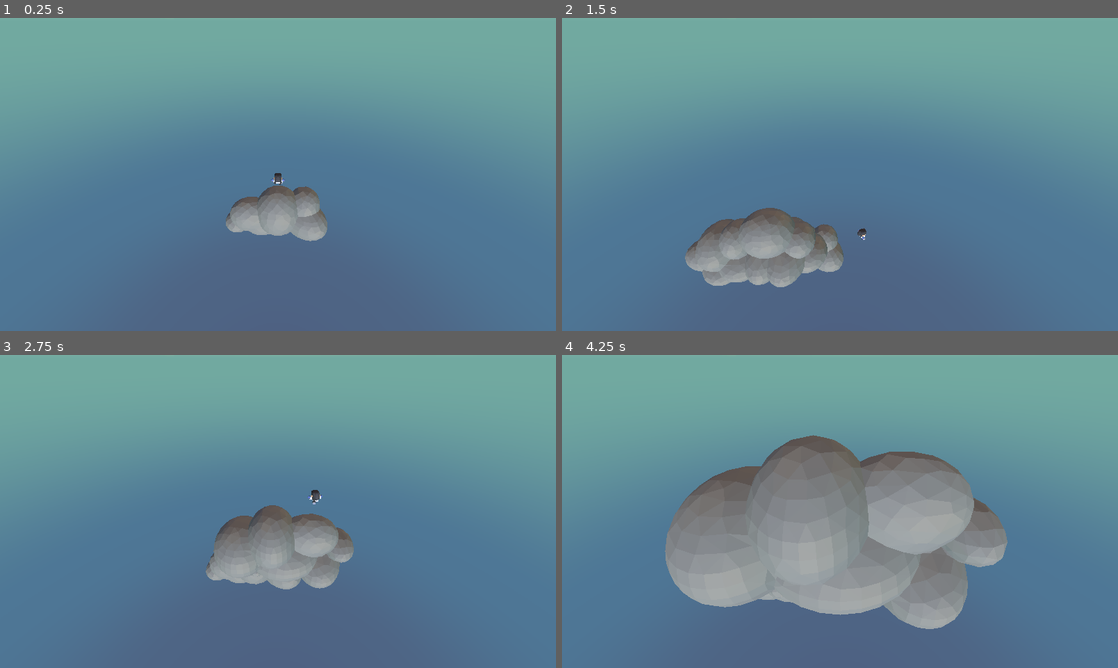
Above: before the commit, frames 1-4 (two rows, left to right).
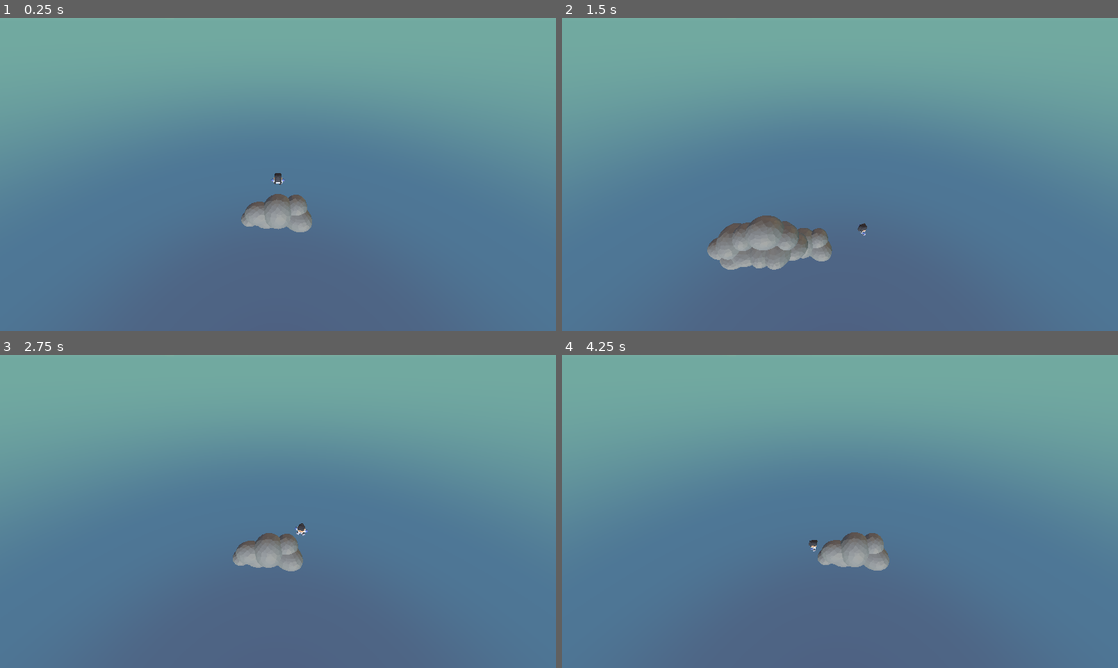
Above: after the commit, the same moments.

Repository: laisammy/sky-pogo
Game: Godot game, scene res://Scenes/Game/Game.tscn
Same seed, same stepped clock (60 frames per second), same inputs: the game is played once before the commit and once after it.
Inputs:
- Up to frame 1 (0.25 s): no input
- Up to frame 2 (1.5 s): tap Enter at 0.5 s; hold D (right) 0.53-1.28 s; tap Alt at 0.6 s; hold S (down) from 1.28 s (still down); tap Shift at 1.35 s
- Up to frame 3 (2.75 s): release S (down) at 2.03 s; hold D (right) from 2.03 s (still down); tap Alt at 2.1 s
- Up to frame 4 (4.25 s): release D (right) at 2.78 s; hold W (up) 2.78-3.53 s; tap Shift at 2.85 s; hold A (left) from 3.53 s (still down); tap Alt at 3.6 s

The runs differ from the first frame. In frame 1, 1.5% of the frame differs, in the area x 40-59%, y 53-72%; in frame 2, 3.4%; in frame 3, 4.4%; in frame 4, 26%, in the area x 18-81%, y 25-88%.

Commit message:
Added sound effects

Diff:
--- a/Globals/signalHub.gd
+++ b/Globals/signalHub.gd
@@ -2,9 +2,13 @@
 
 signal newPlatform(platformPos: Vector3)
 signal newPlayerPos(playerPos: Vector3)
+signal spawner_loaded(yPos: float)
 
 func emit_new_platform(platformPos: Vector3) -> void:
-	newPlatform.emit(platformPos) # Sends signal to spawner.gd
+	newPlatform.emit(platformPos) # Sends signal to spawner.gd and game.gd
 
 func emit_player_position(playerPos: Vector3) -> void:
 	newPlayerPos.emit(playerPos) # Sends signal to playerCamera.gd
+
+func emit_spawner_loaded(yPos: float) -> void:
+	spawner_loaded.emit(yPos) # Sends signal to player.gd
--- a/Scenes/Game/Game.tscn
+++ b/Scenes/Game/Game.tscn
@@ -5,6 +5,7 @@
 [ext_resource type="PackedScene" uid="uid://dqnnk454pwolf" path="res://Scenes/Player/player.tscn" id="2_i1e5p"]
 [ext_resource type="PackedScene" uid="uid://cxouyjm7mm48d" path="res://Scenes/Spawner/spawner.tscn" id="3_ciybh"]
 [ext_resource type="PackedScene" uid="uid://dldbtmp0j2nsd" path="res://Scenes/PlayerCamera/playerCamera.tscn" id="4_i1e5p"]
+[ext_resource type="AudioStream" uid="uid://3bxxc2lkk4xs" path="res://Assets/Audios/starostin-comedy-cartoon-funny-background-music-492540.mp3" id="6_flgk0"]
 
 [sub_resource type="PanoramaSkyMaterial" id="PanoramaSkyMaterial_gwu2e"]
 panorama = ExtResource("1_qikps")
@@ -40,6 +41,11 @@
 "
 
 [sub_resource type="WorldBoundaryShape3D" id="WorldBoundaryShape3D_vifcx"]
+resource_local_to_scene = false
+resource_name = ""
+custom_solver_bias = 0.0
+margin = 0.04
+plane = Plane(0, 1, 0, 0)
 
 [node name="Game" type="Node" unique_id=493148153]
 script = ExtResource("1_ciybh")
@@ -53,18 +59,23 @@
 [node name="Player" parent="." unique_id=1678986724 instance=ExtResource("2_i1e5p")]
 transform = Transform3D(-0.94072175, 0, -8.2240504e-08, 0, 0.94072175, 0, 8.2240504e-08, 0, -0.94072175, 0, 6.066078, 0)
 
+[node name="PlayerCamera" parent="Player" unique_id=16483792 instance=ExtResource("4_i1e5p")]
+transform = Transform3D(1, 0, 0, 0, 0.79863554, 0.601815, 0, -0.601815, 0.79863554, 0, 15.636833, 16.358582)
+top_level = true
+
 [node name="Spawner" parent="." unique_id=1029083208 instance=ExtResource("3_ciybh")]
 
 [node name="Floor" type="Area3D" parent="." unique_id=1320526360]
-transform = Transform3D(1, 0, 0, 0, 1, 0, 0, 0, 1, 0, -20, 0)
+transform = Transform3D(1, 0, 0, 0, 1, 0, 0, 0, 1, 0, -40, 0)
 script = SubResource("GDScript_flgk0")
 
 [node name="CollisionShape3D" type="CollisionShape3D" parent="Floor" unique_id=1229158770]
 transform = Transform3D(1, 0, 0, 0, 1, 0, 0, 0, 1, 0, 0, 0.010375977)
 shape = SubResource("WorldBoundaryShape3D_vifcx")
 
-[node name="PlayerCamera" parent="." unique_id=16483792 instance=ExtResource("4_i1e5p")]
-transform = Transform3D(1, 0, 0, 0, 0.79863554, 0.601815, 0, -0.601815, 0.79863554, 0, 15.636833, 16.358582)
-top_level = true
+[node name="Music" type="AudioStreamPlayer3D" parent="." unique_id=878872079]
+stream = ExtResource("6_flgk0")
+volume_db = -5.0
+autoplay = true
 
 [connection signal="body_entered" from="Floor" to="." method="_on_floor_body_entered"]
--- a/Scenes/Game/game.gd
+++ b/Scenes/Game/game.gd
@@ -1,6 +1,4 @@
 extends Node
-
-
 
 func _on_floor_body_entered(body: Node3D) -> void:
 	if body is Player:
--- a/Scenes/Platforms/PlatformA.tscn
+++ b/Scenes/Platforms/PlatformA.tscn
@@ -5,15 +5,16 @@
 [ext_resource type="Shape3D" uid="uid://bnytjmfegdpuy" path="res://Scenes/Platforms/cloudACollision.tres" id="3_avxil"]
 
 [sub_resource type="BoxShape3D" id="BoxShape3D_yr8xs"]
-size = Vector3(9.056121, 3.5525017, 3.1186075)
+size = Vector3(9.056121, 3.2751493, 3.1186075)
 
 [node name="PlatformA" unique_id=1506370384 instance=ExtResource("1_yr8xs")]
+transform = Transform3D(0.7, 0, 0, 0, 0.7, 0, 0, 0, 0.7, 0, 0, 0)
 
 [node name="MeshInstance3D" parent="." index="0" unique_id=1928375882]
 mesh = ExtResource("2_c6p21")
 
 [node name="CollisionShape3D" parent="PlayerDetector" parent_id_path=PackedInt32Array(1832608794) index="0" unique_id=1634393834]
-transform = Transform3D(1, 0, 0, 0, 1, 0, 0, 0, 1, -0.2736287, 1.9530392, -0.16709137)
+transform = Transform3D(1, 0, 0, 0, 1, 0, 0, 0, 1, -0.2736287, 1.814363, -0.16709137)
 shape = SubResource("BoxShape3D_yr8xs")
 
 [node name="CollisionShape3D" parent="StaticBody3D" parent_id_path=PackedInt32Array(1667544143) index="0" unique_id=1202216575]
--- a/Scenes/Platforms/platform.gd
+++ b/Scenes/Platforms/platform.gd
@@ -13,7 +13,7 @@
 func _ready() -> void:
 	timer.wait_time = waitTime
 	timer.wait_time += randf_range(-waitTimeVar, waitTimeVar)
-	print(timer.wait_time)
+	#print(timer.wait_time)
 
 
 # Called every frame. 'delta' is the elapsed time since the previous frame.
--- a/Scenes/Platforms/platformB.tscn
+++ b/Scenes/Platforms/platformB.tscn
@@ -5,15 +5,16 @@
 [ext_resource type="Shape3D" uid="uid://bo82qk6du8luw" path="res://Scenes/Platforms/cloudBCollision.tres" id="3_xy8ru"]
 
 [sub_resource type="BoxShape3D" id="BoxShape3D_1bejx"]
-size = Vector3(9.070525, 3.4246063, 3.0983248)
+size = Vector3(9.070525, 3.128807, 3.0983248)
 
 [node name="PlatformB" unique_id=1506370384 instance=ExtResource("1_1bejx")]
+transform = Transform3D(0.7, 0, 0, 0, 0.7, 0, 0, 0, 0.7, 0, 0, 0)
 
 [node name="MeshInstance3D" parent="." index="0" unique_id=1928375882]
 mesh = ExtResource("2_51jms")
 
 [node name="CollisionShape3D" parent="PlayerDetector" parent_id_path=PackedInt32Array(1832608794) index="0" unique_id=1634393834]
-transform = Transform3D(1, 0, 0, 0, 1, 0, 0, 0, 1, -0.28501177, 1.8890915, -0.0056209564)
+transform = Transform3D(1, 0, 0, 0, 1, 0, 0, 0, 1, -0.28501177, 1.7411919, -0.0056209564)
 shape = SubResource("BoxShape3D_1bejx")
 
 [node name="CollisionShape3D" parent="StaticBody3D" parent_id_path=PackedInt32Array(1667544143) index="0" unique_id=1202216575]
--- a/Scenes/Platforms/platformC.tscn
+++ b/Scenes/Platforms/platformC.tscn
@@ -5,15 +5,16 @@
 [ext_resource type="Shape3D" uid="uid://dhkkf4yv3h0r2" path="res://Scenes/Platforms/cloudCCollision.tres" id="3_xstkw"]
 
 [sub_resource type="BoxShape3D" id="BoxShape3D_e51n5"]
-size = Vector3(10.216705, 4.335828, 3.4984102)
+size = Vector3(10.216705, 4.3930116, 3.4984102)
 
 [node name="PlatformC" unique_id=1506370384 instance=ExtResource("1_q8l2w")]
+transform = Transform3D(0.7, 0, 0, 0, 0.7, 0, 0, 0, 0.7, 0, 0, 0)
 
 [node name="MeshInstance3D" parent="." index="0" unique_id=1928375882]
 mesh = ExtResource("2_re2tl")
 
 [node name="CollisionShape3D" parent="PlayerDetector" parent_id_path=PackedInt32Array(1832608794) index="0" unique_id=1634393834]
-transform = Transform3D(1, 0, 0, 0, 1, 0, 0, 0, 1, 0.1566267, 1.8132315, -0.17680025)
+transform = Transform3D(1, 0, 0, 0, 1, 0, 0, 0, 1, 0.1566267, 1.8418232, -0.17680025)
 shape = SubResource("BoxShape3D_e51n5")
 
 [node name="CollisionShape3D" parent="StaticBody3D" parent_id_path=PackedInt32Array(1667544143) index="0" unique_id=1202216575]
--- a/Scenes/Player/Player.gd
+++ b/Scenes/Player/Player.gd
@@ -3,15 +3,25 @@
 class_name Player
 
 @onready var anim_player: AnimationPlayer = $AnimationPlayer
+@onready var player_camera: Camera3D = $PlayerCamera
+@onready var land_SFX: AudioStreamPlayer3D = $landSFX
+@onready var fall_sfx: AudioStreamPlayer3D = $fallSFX
 
 const GRAVITY: float = 50.0
 const JUMP_FORCE: float = 30.0
 const ROTATION_SPEED: float = 10.0
 const MOVE_SPEED: float = 10.0
+const LAND_BUFFER: float = 1.0
+const FALLEN_OFF_THRESHOLD: float = -60.0
+
+var last_landed: float = 0.0
 
 # Called when the node enters the scene tree for the first time.
 func _ready() -> void:
-	pass
+	last_landed = position.y
+
+func _enter_tree() -> void:
+	SignalHub.spawner_loaded.connect(_on_spawner_loaded) # Listens for signals coming from signalHub.gd
 
 func _process(delta: float) -> void:
 	SignalHub.emit_player_position(position) # Keep sending signals of the player's current position to signalHub.gd
@@ -51,6 +61,9 @@
 
 func handle_gravity(delta: float) -> void:
 	if is_on_floor():
+		if position.y > last_landed:
+			last_landed = position.y + 1.0
+			land_SFX.play()
 		velocity.y = JUMP_FORCE
 	else:
 		velocity.y -= GRAVITY * delta
@@ -60,3 +73,8 @@
 		anim_player.play("jump")
 	else:
 		anim_player.play("fall")
+		if velocity.y < FALLEN_OFF_THRESHOLD and !fall_sfx.playing:
+			fall_sfx.play()
+
+func _on_spawner_loaded(yPos: float) -> void:
+	last_landed = yPos - LAND_BUFFER * 2
--- a/Scenes/Player/Player.tscn
+++ b/Scenes/Player/Player.tscn
@@ -2,6 +2,12 @@
 
 [ext_resource type="Script" uid="uid://cr0gi4rr4t7td" path="res://Scenes/Player/player.gd" id="1_s0eop"]
 [ext_resource type="Texture2D" uid="uid://dld2twxl4a8uw" path="res://Assets/Models/Kenney/Textures/colormap.png" id="2_a3d8c"]
+[ext_resource type="AudioStream" uid="uid://b7b08vowi4hai" path="res://Assets/Audios/Land1.wav" id="3_0u5uq"]
+[ext_resource type="AudioStream" uid="uid://c74l5nlmupdq5" path="res://Assets/Audios/Land2.wav" id="4_jlvik"]
+[ext_resource type="AudioStream" uid="uid://nf3l2p0i0bb0" path="res://Assets/Audios/Land3.wav" id="5_gk6dx"]
+[ext_resource type="AudioStream" uid="uid://ddvc3o4fg4p4l" path="res://Assets/Audios/Land4.wav" id="6_jhyir"]
+[ext_resource type="AudioStream" uid="uid://bw6qt28wd0nun" path="res://Assets/Audios/Land5.wav" id="7_74mp2"]
+[ext_resource type="AudioStream" uid="uid://c6wvo2mmu84au" path="res://Assets/Audios/LongFall.wav" id="8_jlvik"]
 
 [sub_resource type="StandardMaterial3D" id="StandardMaterial3D_l3ax4"]
 albedo_color = Color(0.7138766, 0.57444406, 0, 1)
@@ -2712,6 +2718,14 @@
 &"wheelchair-move-right": SubResource("Animation_1agin"),
 &"wheelchair-sit": SubResource("Animation_2jnj1")
 }
+
+[sub_resource type="AudioStreamRandomizer" id="AudioStreamRandomizer_oikmp"]
+streams_count = 5
+stream_0/stream = ExtResource("3_0u5uq")
+stream_1/stream = ExtResource("4_jlvik")
+stream_2/stream = ExtResource("5_gk6dx")
+stream_3/stream = ExtResource("6_jhyir")
+stream_4/stream = ExtResource("7_74mp2")
 
 [node name="Player" type="CharacterBody3D" unique_id=1678986724]
 script = ExtResource("1_s0eop")
@@ -2790,3 +2804,9 @@
 
 [node name="AnimationPlayer" type="AnimationPlayer" parent="." unique_id=634639432]
 libraries/ = SubResource("AnimationLibrary_enij7")
+
+[node name="landSFX" type="AudioStreamPlayer3D" parent="." unique_id=1254618546]
+stream = SubResource("AudioStreamRandomizer_oikmp")
+
+[node name="fallSFX" type="AudioStreamPlayer3D" parent="." unique_id=1349417107]
+stream = ExtResource("8_jlvik")
--- a/Scenes/PlayerCamera/playerCamera.gd
+++ b/Scenes/PlayerCamera/playerCamera.gd
@@ -2,6 +2,7 @@
 
 @export var buffer: Vector3 = Vector3(0, 16, 16)
 @export var smoothSpeed: float = 2.0
+var rotateSpeed: float = 0.1
 
 var basePosition: Vector3
 
@@ -17,8 +18,8 @@
 	position = position.lerp(basePosition, smoothSpeed * delta)
 
 func _on_player_pos(playerPos: Vector3) -> void:
-	print("newPlayerPos")
-	print(playerPos)
+	#print("newPlayerPos")
+	#print(playerPos)
 	basePosition = playerPos + buffer
 
 #func _on_new_platform(platformPos: Vector3) -> void: # Fired when signal is recieved from _enter_tree()
--- a/Scenes/Spawner/spawner.gd
+++ b/Scenes/Spawner/spawner.gd
@@ -1,9 +1,14 @@
 extends Node
 
 @export var platformScenes: Array[PackedScene]
+@onready var platform_a: PlatformA = $PlatformA
+@onready var floor: Area3D = $"../Floor"
 
 const OFFSET_UP: Vector2 = Vector2(5, 8)
 const OFFSET_SIDE: Vector2 = Vector2(2, 4)
+
+func _ready() -> void:
+	SignalHub.emit_spawner_loaded(platform_a.position.y) # Send signal to signalHub.gd
 
 func _enter_tree() -> void: # Start listening to newPlatform event when the game loads in
 	SignalHub.newPlatform.connect(_on_new_platform)
@@ -28,5 +33,7 @@
 	newPlatform.position = oldPlatformPos + Vector3(randomX, randomY, randomZ)
 	add_child(newPlatform)
 
+	floor.position.y += 5
+
 func _on_new_platform(platformPos: Vector3) -> void: # Fired when signal is recieved from _enter_tree()
 	spawn_platform(platformPos)
--- a/project.godot
+++ b/project.godot
@@ -42,25 +42,31 @@
 left={
 "deadzone": 0.2,
 "events": [Object(InputEventKey,"resource_local_to_scene":false,"resource_name":"","device":-1,"window_id":0,"alt_press …(191 unchanged characters)…
-, Object(InputEventKey,"resource_local_to_scene":false,"resource_name":"","device":-1,"window_id":0,"alt_pressed":false,"shift_pressed":false,"ctrl_pressed":false,"meta_pressed":false,"pressed":false,"keycode":0,"physical_keycode":4194319,"key_label":0,"unicode":0,"location":0,"echo":false,"script":null)
 ]
 }
 right={
 "deadzone": 0.2,
 "events": [Object(InputEventKey,"resource_local_to_scene":false,"resource_name":"","device":-1,"window_id":0,"alt_press …(192 unchanged characters)…
-, Object(InputEventKey,"resource_local_to_scene":false,"resource_name":"","device":-1,"window_id":0,"alt_pressed":false,"shift_pressed":false,"ctrl_pressed":false,"meta_pressed":false,"pressed":false,"keycode":0,"physical_keycode":4194321,"key_label":0,"unicode":0,"location":0,"echo":false,"script":null)
 ]
 }
 up={
 "deadzone": 0.2,
 "events": [Object(InputEventKey,"resource_local_to_scene":false,"resource_name":"","device":-1,"window_id":0,"alt_press …(192 unchanged characters)…
-, Object(InputEventKey,"resource_local_to_scene":false,"resource_name":"","device":-1,"window_id":0,"alt_pressed":false,"shift_pressed":false,"ctrl_pressed":false,"meta_pressed":false,"pressed":false,"keycode":0,"physical_keycode":4194320,"key_label":0,"unicode":0,"location":0,"echo":false,"script":null)
 ]
 }
 down={
 "deadzone": 0.2,
 "events": [Object(InputEventKey,"resource_local_to_scene":false,"resource_name":"","device":-1,"window_id":0,"alt_press …(192 unchanged characters)…
-, Object(InputEventKey,"resource_local_to_scene":false,"resource_name":"","device":-1,"window_id":0,"alt_pressed":false,"shift_pressed":false,"ctrl_pressed":false,"meta_pressed":false,"pressed":false,"keycode":0,"physical_keycode":4194322,"key_label":0,"unicode":0,"location":0,"echo":false,"script":null)
+]
+}
+cameraRotateLeft={
+"deadzone": 0.2,
+"events": [Object(InputEventKey,"resource_local_to_scene":false,"resource_name":"","device":-1,"window_id":0,"alt_pressed":false,"shift_pressed":false,"ctrl_pressed":false,"meta_pressed":false,"pressed":false,"keycode":0,"physical_keycode":4194319,"key_label":0,"unicode":0,"location":0,"echo":false,"script":null)
+]
+}
+cameraRotateRight={
+"deadzone": 0.2,
+"events": [Object(InputEventKey,"resource_local_to_scene":false,"resource_name":"","device":-1,"window_id":0,"alt_pressed":false,"shift_pressed":false,"ctrl_pressed":false,"meta_pressed":false,"pressed":false,"keycode":0,"physical_keycode":4194321,"key_label":0,"unicode":0,"location":0,"echo":false,"script":null)
 ]
 }
 
Not shown, added: Assets/Audios/Arroz Con Pollo.mp3.import
Not shown, added: Assets/Audios/Land1.wav.import
Not shown, added: Assets/Audios/Land2.wav.import
Not shown, added: Assets/Audios/Land3.wav.import
Not shown, added: Assets/Audios/Land4.wav.import
Not shown, added: Assets/Audios/Land5.wav.import
Not shown, added: Assets/Audios/LongFall.wav.import
Not shown, added: Assets/Audios/starostin-comedy-cartoon-funny-background-music-492540.mp3.import
Not shown, added: Assets/Audios/Arroz Con Pollo.mp3
Not shown, added: Assets/Audios/Land1.wav
Not shown, added: Assets/Audios/Land2.wav
Not shown, added: Assets/Audios/Land3.wav
(and 4 more such lines)
